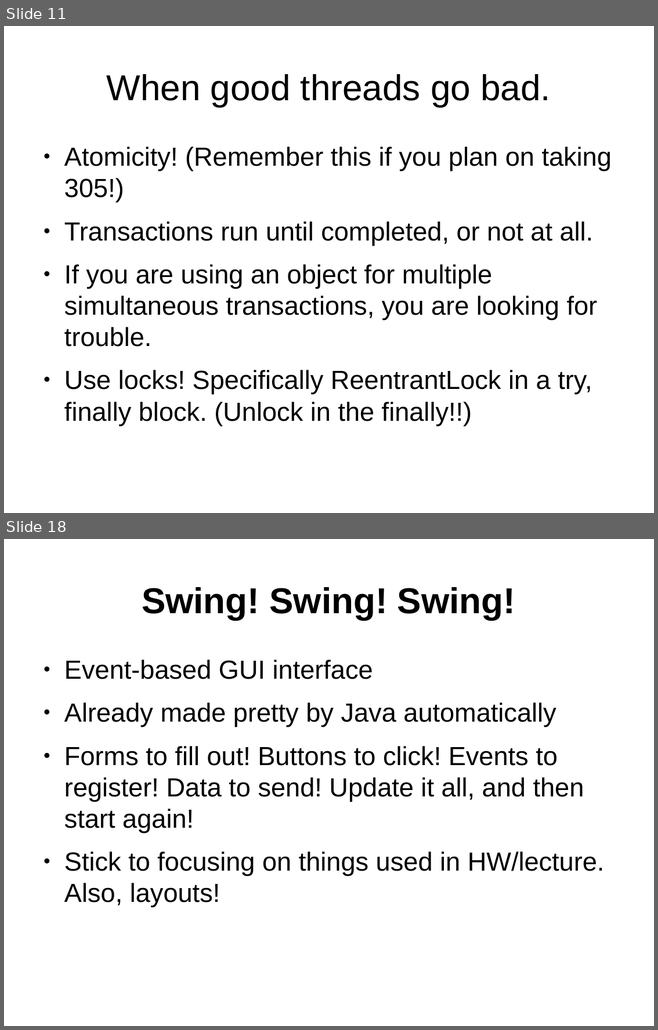
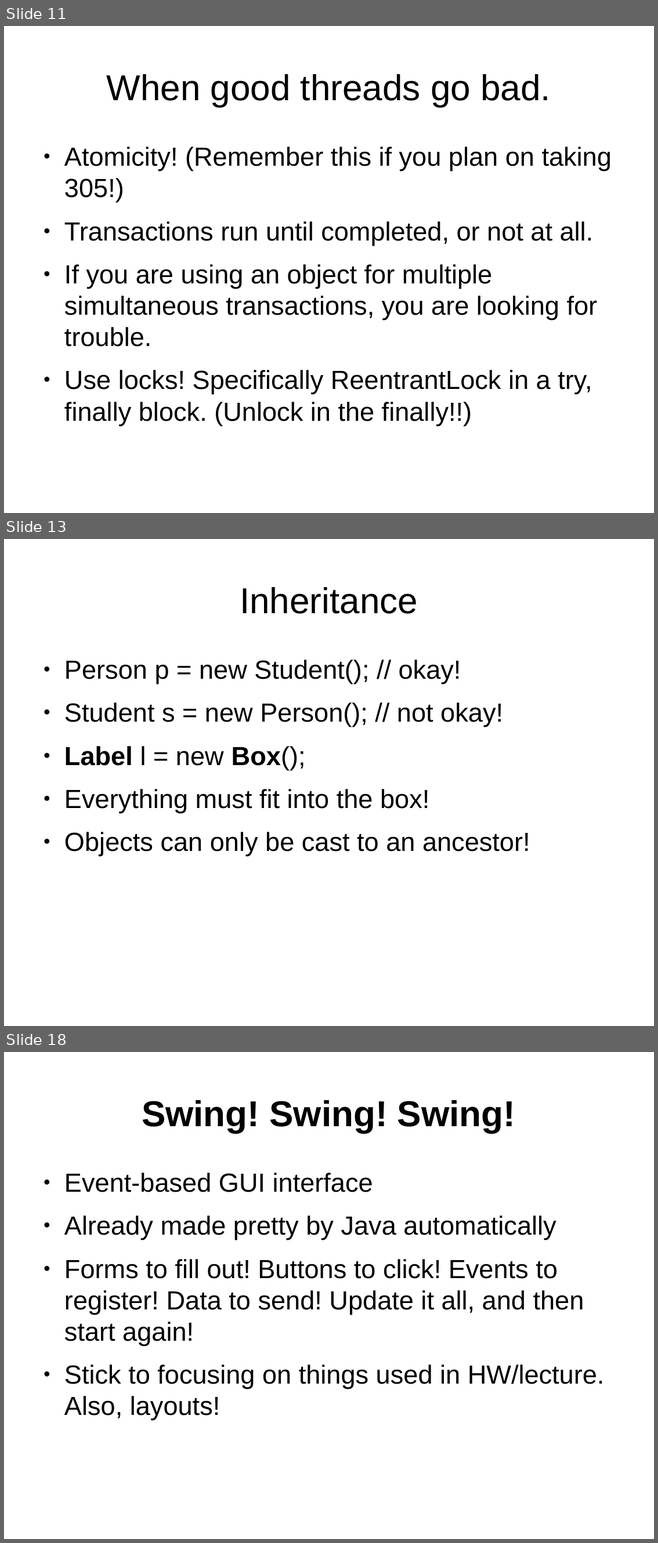
Before and after one commit to yv444/cse219-review, a slide deck: midterm_review.odp. Shown one above the other, each under a label of ours: slides 11 and 18 before the commit, slides 11, 13 and 18 after it; the slides between them are not shown. The pictures are 658x1030 and 658x1543 pixels, drawn with LibreOffice and Linux fonts; fonts in the diff are those of the drawing. Boxes give left, top, right and bottom in pixels: in the first picture for what was removed or moved away, otherwise in the second. Text is boxed around its words. In the diff, an @@ line names an element or a change of style, - is before the commit and + after.

```diff
--- a/midterm_review.odp
+++ b/midterm_review.odp
@@ slide 13 added at (x1=4, y1=539, x2=654, y2=1026), background #FFFFFF @@
@@ title added at (x1=239, y1=587, x2=418, y2=614), 44 pt, text #000000 @@
+Inheritance
@@ text added at (x1=64, y1=660, x2=530, y2=856), 32 pt, text #000000 @@
+● Person p = new Student(); // okay!
+● Student s = new Person(); // not okay!
+● Label l = new Box();
+● Everything must fit into the box!
+● Objects can only be cast to an ancestor!
```
Also in this commit, not shown: 9 slides changed, 2 other slides added, 3 slides removed, 1 other file.
